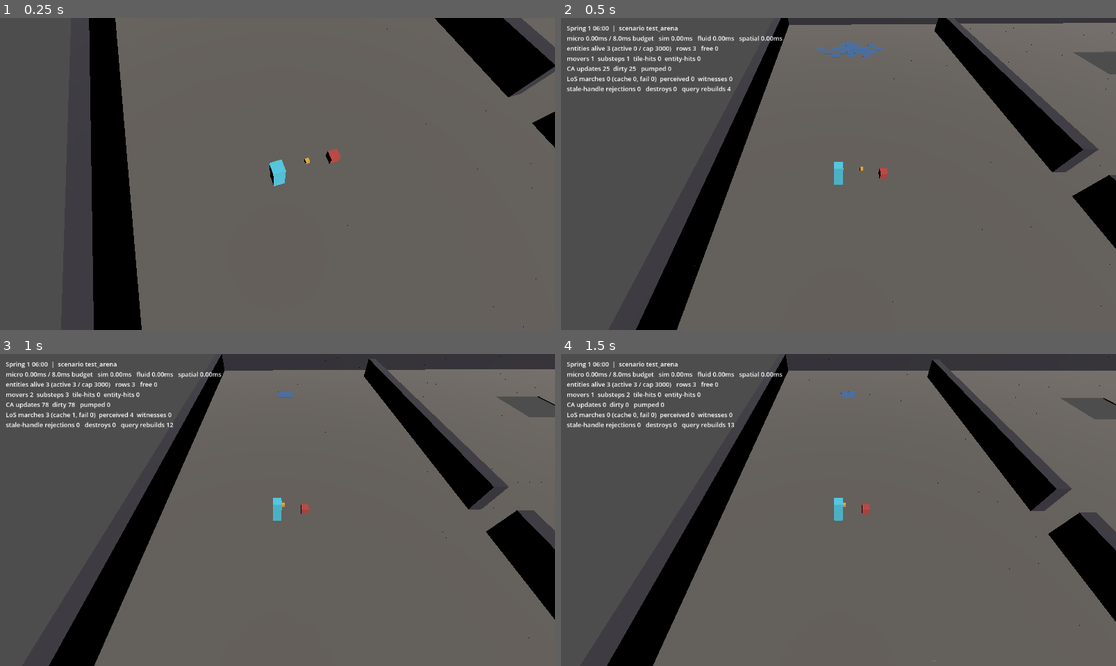
Above: before the commit, frames 1-4 (two rows, left to right).
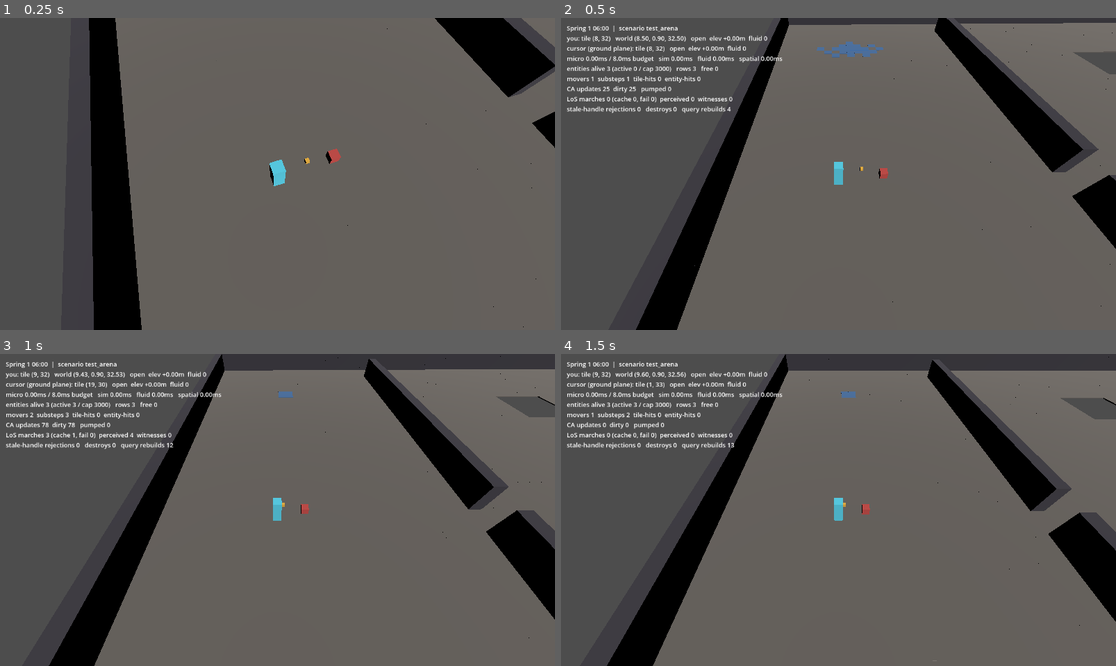
Above: after the commit, the same moments.

Repository: earchibald/ambition
Game: Godot game, scene res://viewer/Main.tscn
The game is run twice, just before and just after one commit, with the same random seed, the same clock (stepped at 60 frames per second) and the same inputs.
Inputs (mouse positions are in pixels of both pictures, inside the frame that each line leads up to):
- Up to frame 1 (0.25 s): no input
- Up to frame 2 (0.5 s): no input
- Up to frame 3 (1 s): tap Enter at 0.5 s; move the mouse to (399, 494) at 0.52 s; hold D (move_right) from 0.53 s (still down); click (399, 494) at 0.6 s
- Up to frame 4 (1.5 s): release D (move_right) at 1.25 s; drag from (727, 525) to (810, 572) at 1.27 s

Frame 1 is identical in both runs. In frame 2, 2.3% of the frame differs, in the area x 1-40%, y 5-31%; in frame 3, 2.3%; in frame 4, 2.3%.

Commit message:
Add tile and world coordinate readout to the debug overlay
Every arena feature is authored in tile coordinates (ecs/world/test_arena.gd,
and the table in RUNNING.md), but the ECS stores metres, and the overlay
reported neither. So "walk to the ledge at (40-49, 40-49) and confirm the step
rule" was not an instruction anyone could actually carry out — there was no way
to know which tile you were standing on.

The overlay now reports, for the player: tile coordinate, world position, tile
kind, elevation, and fluid units. Elevation and fluid are the two numbers the
step/drop rules and the CA actually operate on, so they are the ones worth
seeing while walking.

Adds a cursor readout so the map can be surveyed without walking it. It is
derived from the camera ray against the y=0 ground plane rather than through
PickSystem, because the DDA march only registers a hit on SOLID tiles and so
returns nothing at all over open floor. That makes it a tile or two off on the
raised ledge and in the pit, which is labelled in the readout rather than left
silently wrong. Tab also now adds the selected entity's tile to the inspector.

Two tests pin the readout to the arena that was actually built: the reported
spawn tile must equal TestArena.SPAWN_TILE, and the ledge, pit, interior wall
and doorway must report their authored elevations and kinds. If the two
coordinate systems ever drift apart, these fail rather than the documentation
quietly becoming a lie.

Verified: gdlint clean, 14 scripts / 143 tests / 143 passing / 7,488 asserts,
and frames inspected — the readout prints tile (8, 32) world (8.50, 0.90,
32.50) on boot, which is TestArena.SPAWN_TILE.

Co-Authored-By: Claude Opus 5 <noreply@anthropic.com>
Claude-Session: https://claude.ai/code/session_01ABZxAY4TbKpt8SS9ENxdQ3

Diff:
--- a/tests/test_viewer_visibility.gd
+++ b/tests/test_viewer_visibility.gd
@@ -78,6 +78,60 @@
 	assert_gt(callers, 0, "something actually calls DebugOverlay.select_row")
 
 
+## The overlay must report the player in TILE coordinates, because every arena feature is
+## specified in tiles while the ECS stores metres. Without the readout, "walk to the ledge at
+## (40-49, 40-49) and confirm the step rule" is not something a human can actually carry out.
+func test_overlay_reports_player_tile_and_world_position() -> void:
+	var overlay: DebugOverlay = DebugOverlay.new()
+	add_child_autofree(overlay)
+	World.boot_scenario(World.SCENARIO_TEST_ARENA, 1)
+
+	var text: String = overlay._player_location()
+	assert_string_contains(text, "tile", "the overlay names a tile coordinate")
+	assert_string_contains(text, "world", "the overlay names a world coordinate")
+	# The player spawns on TestArena.SPAWN_TILE. If these ever disagree, one of the two
+	# coordinate systems has drifted and the arena table in RUNNING.md is lying.
+	assert_string_contains(
+		text,
+		"(%d, %d)" % [TestArena.SPAWN_TILE.x, TestArena.SPAWN_TILE.y],
+		"the reported tile is the spawn tile the arena actually authored"
+	)
+
+
+## Elevation and fluid are the two numbers the step/drop rules and the CA operate on, so the
+## readout has to agree with the arena that was built, not with a hard-coded guess.
+func test_tile_readout_matches_the_authored_arena() -> void:
+	var overlay: DebugOverlay = DebugOverlay.new()
+	add_child_autofree(overlay)
+	var chunk: ChunkData = World.active_chunk
+
+	assert_string_contains(
+		overlay._tile_readout(chunk, Vector2i(45, 45)),
+		"elev +0.40m",
+		"the ledge reports its authored 0.4 m elevation"
+	)
+	assert_string_contains(
+		overlay._tile_readout(chunk, Vector2i(42, 14)),
+		"elev -2.50m",
+		"the pit reports its authored depth"
+	)
+	assert_string_contains(
+		overlay._tile_readout(chunk, Vector2i(24, 10)),
+		"SOLID",
+		"the interior wall at x=24 reads as solid"
+	)
+	assert_string_contains(
+		overlay._tile_readout(chunk, Vector2i(24, TestArena.DOORWAY_Y)),
+		"open",
+		"the doorway in that same wall reads as open"
+	)
+	assert_string_contains(
+		overlay._tile_readout(chunk, Vector2i(-1, 0)),
+		"outside chunk",
+		"a tile off the grid says so instead of reading out of bounds"
+	)
+
+
 ## Bullet-time and the inspector shared one key, which is why the inspector was unreachable.
 func test_inspect_and_slow_time_are_separate_actions() -> void:
 	assert_true(InputMap.has_action(&"inspect"), "inspect is mapped")
--- a/ui/debug/debug_overlay.gd
+++ b/ui/debug/debug_overlay.gd
@@ -36,6 +36,8 @@
 	var counters: Dictionary = GameLoopManager.counters()
 	var lines: Array[String] = []
 	lines.append("%s  |  scenario %s" % [counters["clock"], World.scenario])
+	lines.append(_player_location())
+	lines.append(_cursor_location())
 	lines.append(
 		"micro %.2fms / %.1fms budget%s   sim %.2fms   fluid %.2fms   spatial %.2fms" % [
 			counters["last_micro_ms"],
@@ -96,6 +98,75 @@
 ## Selects an entity for inspection. Called by the input bridge via PickSystem.
 func select_row(row: int) -> void:
 	_selected_row = row
+
+
+## Where the player is, in BOTH coordinate systems. Every arena feature is specified in tile
+## coordinates (`ecs/world/test_arena.gd`, and the table in RUNNING.md), but the ECS stores
+## metres — so without this line neither number can be checked against the other, and "walk to
+## the ledge and confirm the step rule" is not a runnable instruction.
+func _player_location() -> String:
+	var row: int = ECSManager.resolve(ECSManager.player_handle())
+	if row < 0:
+		return "you: <no player entity>"
+	var pos: Vector3 = ECSManager.position_of(row)
+	var chunk: ChunkData = World.active_chunk
+	if chunk == null:
+		return "you: world (%.2f, %.2f, %.2f)   <no active chunk>" % [pos.x, pos.y, pos.z]
+	var tile: Vector2i = chunk.world_to_tile(pos)
+	return "you: tile %s   world (%.2f, %.2f, %.2f)   %s" % [
+		_format_tile(tile), pos.x, pos.y, pos.z, _tile_readout(chunk, tile)
+	]
+
+
+## The tile under the mouse, so the arena map can be checked without walking the whole grid.
+##
+## Derived from the camera ray against the y=0 GROUND PLANE, not from PickSystem: the DDA march
+## only registers a hit on SOLID tiles, so over open floor it correctly returns no tile at all.
+## On the raised ledge and in the pit this therefore reads one tile or two off — labelled below
+## rather than silently wrong.
+func _cursor_location() -> String:
+	var chunk: ChunkData = World.active_chunk
+	var camera: Camera3D = get_viewport().get_camera_3d()
+	if chunk == null or camera == null:
+		return "cursor: <no camera>"
+	var mouse: Vector2 = get_viewport().get_mouse_position()
+	var origin: Vector3 = camera.project_ray_origin(mouse)
+	var direction: Vector3 = camera.project_ray_normal(mouse)
+	if absf(direction.y) < 0.0001:
+		return "cursor: <ray parallel to ground>"
+	var distance: float = -origin.y / direction.y
+	if distance < 0.0:
+		return "cursor: <pointing at the sky>"
+	var tile: Vector2i = chunk.world_to_tile(origin + direction * distance)
+	return "cursor (ground plane): tile %s   %s" % [
+		_format_tile(tile), _tile_readout(chunk, tile)
+	]
+
+
+## Kind, elevation and fluid for one tile. Elevation is what the step-up and drop rules read,
+## and fluid is what the CA moves, so these are the two numbers worth seeing while walking.
+func _tile_readout(chunk: ChunkData, tile: Vector2i) -> String:
+	if not _in_chunk(tile):
+		return "<outside chunk>"
+	var units: int = chunk.fluid_at(tile.x, tile.y)
+	return "%s  elev %+.2fm  fluid %d" % [
+		"SOLID" if chunk.is_solid(tile.x, tile.y) else "open",
+		chunk.height_at(tile.x, tile.y),
+		units,
+	]
+
+
+func _in_chunk(tile: Vector2i) -> bool:
+	return (
+		tile.x >= 0
+		and tile.y >= 0
+		and tile.x < WorldConstants.CHUNK_TILES
+		and tile.y < WorldConstants.CHUNK_TILES
+	)
+
+
+func _format_tile(tile: Vector2i) -> String:
+	return "(%d, %d)" % [tile.x, tile.y]
 
 
 ## "Why did this entity do that?" — the explainability record.
@@ -106,7 +177,12 @@
 	var lines: Array[String] = []
 	lines.append("--- %s ---" % EH.to_debug_string(handle))
 	lines.append("components: %s" % ComponentMask.describe(ECSManager.mask_of(row)))
-	lines.append("pos %v   vel %v" % [ECSManager.position_of(row), ECSManager.velocity_of(row)])
+	var pos: Vector3 = ECSManager.position_of(row)
+	var chunk: ChunkData = World.active_chunk
+	var tile_text: String = ""
+	if chunk != null:
+		tile_text = "  tile %s" % _format_tile(chunk.world_to_tile(pos))
+	lines.append("pos %v%s   vel %v" % [pos, tile_text, ECSManager.velocity_of(row)])
 
 	var body: BodyComponent = ECSManager.bodies.get(row)
 	if body != null:
Not shown, changed: RUNNING.md
